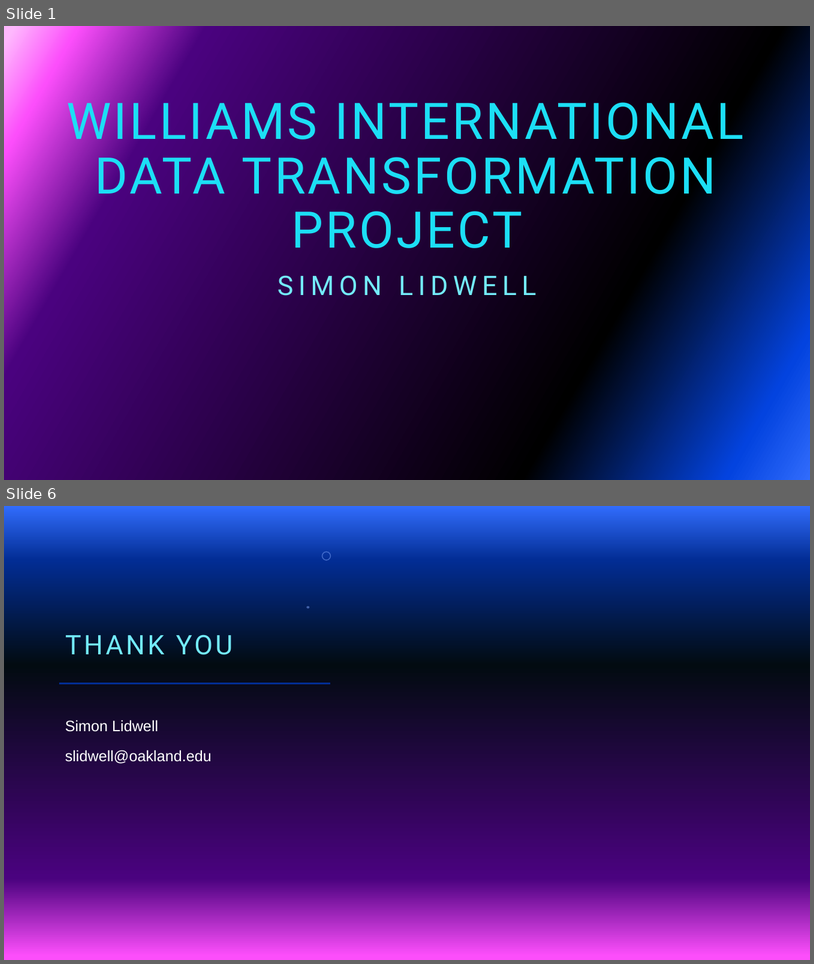
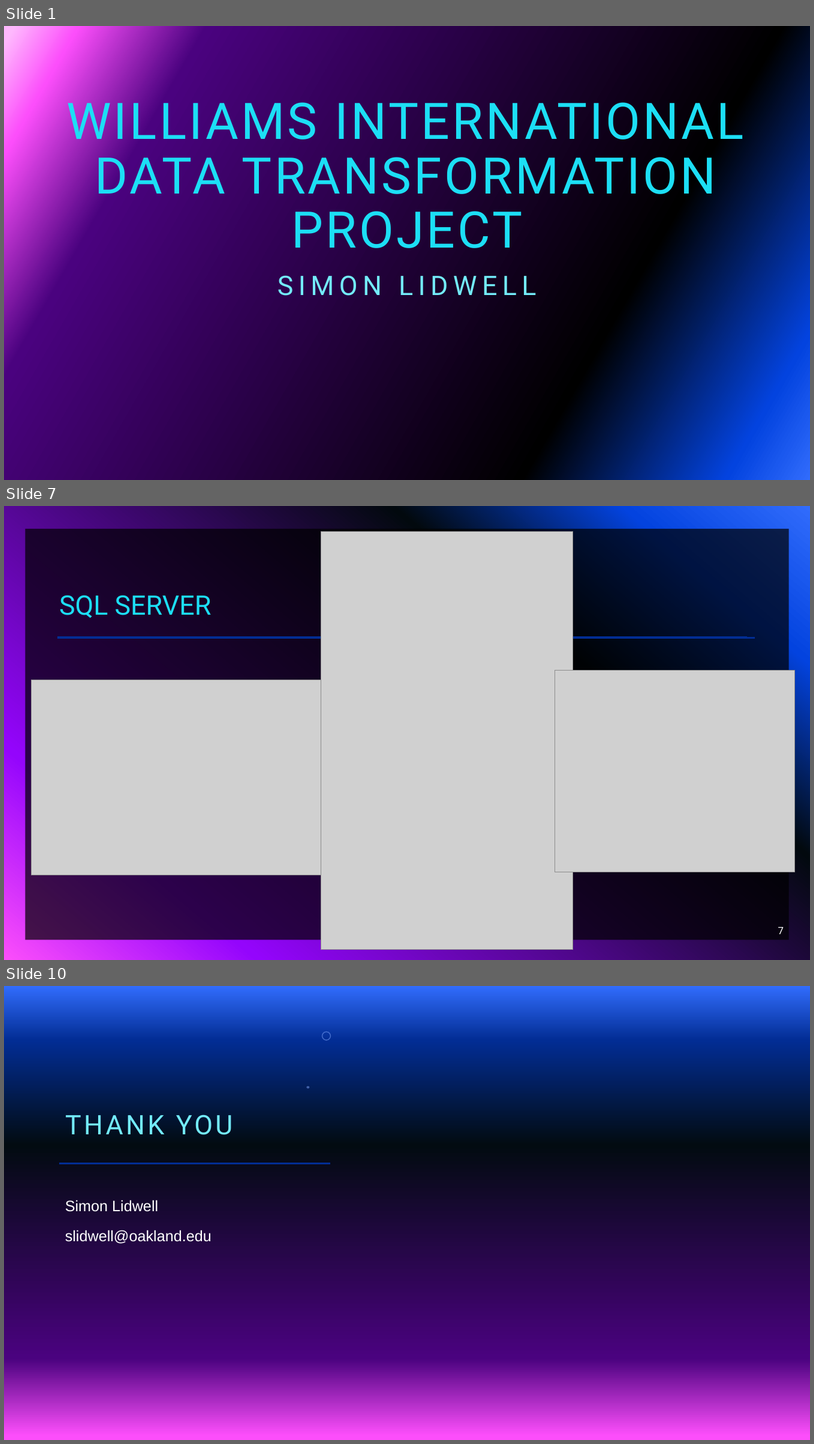
Before and after one commit to slidwell44/MIS6940_finalProject, a slide deck: docs/powerpoint/Technical - WI Data Lake.pptx. Shown one above the other, each under a label of ours: slides 1 and 6 before the commit, slides 1, 7 and 10 after it; the slides between them are not shown. The pictures are 814x964 and 814x1444 pixels, drawn with LibreOffice and Linux fonts; fonts in the diff are those of the drawing; grey boxes stand for pictures; background and template pictures are left out. Boxes give left, top, right and bottom in pixels: in the first picture for what was removed or moved away, otherwise in the second. Text is boxed around its words. In the diff, an @@ line names an element or a change of style, - is before the commit and + after.

```diff
--- a/docs/powerpoint/Technical - WI Data Lake.pptx
+++ b/docs/powerpoint/Technical - WI Data Lake.pptx
@@ slide 7 added at bbox=[4, 506, 810, 960], background gradient #316CFC to #0343DF to #02090E to #9405FC to #FC4EFB @@
@@ rectangle added at bbox=[25, 529, 789, 940], fill #000000 at 70% opacity @@
@@ picture added at bbox=[321, 531, 573, 949] @@
@@ title added at bbox=[59, 595, 212, 618], 32 pt, text #1CDFF5 @@
+SQL SERVER
@@ line added from (57, 638) to (755, 638), #9405FC 2 pt @@
@@ line added from (57, 637) to (748, 637), #9405FC 2 pt @@
@@ picture added at bbox=[31, 679, 345, 875] @@
@@ picture added at bbox=[555, 670, 795, 872] @@
@@ page number added at bbox=[779, 927, 784, 934], 12 pt, text #FFFFFF @@
+7
@@ what was slide 6 is now slide 10 @@
```
Also in this commit, not shown: 1 slide changed, 6 other slides added, 3 slides removed.
